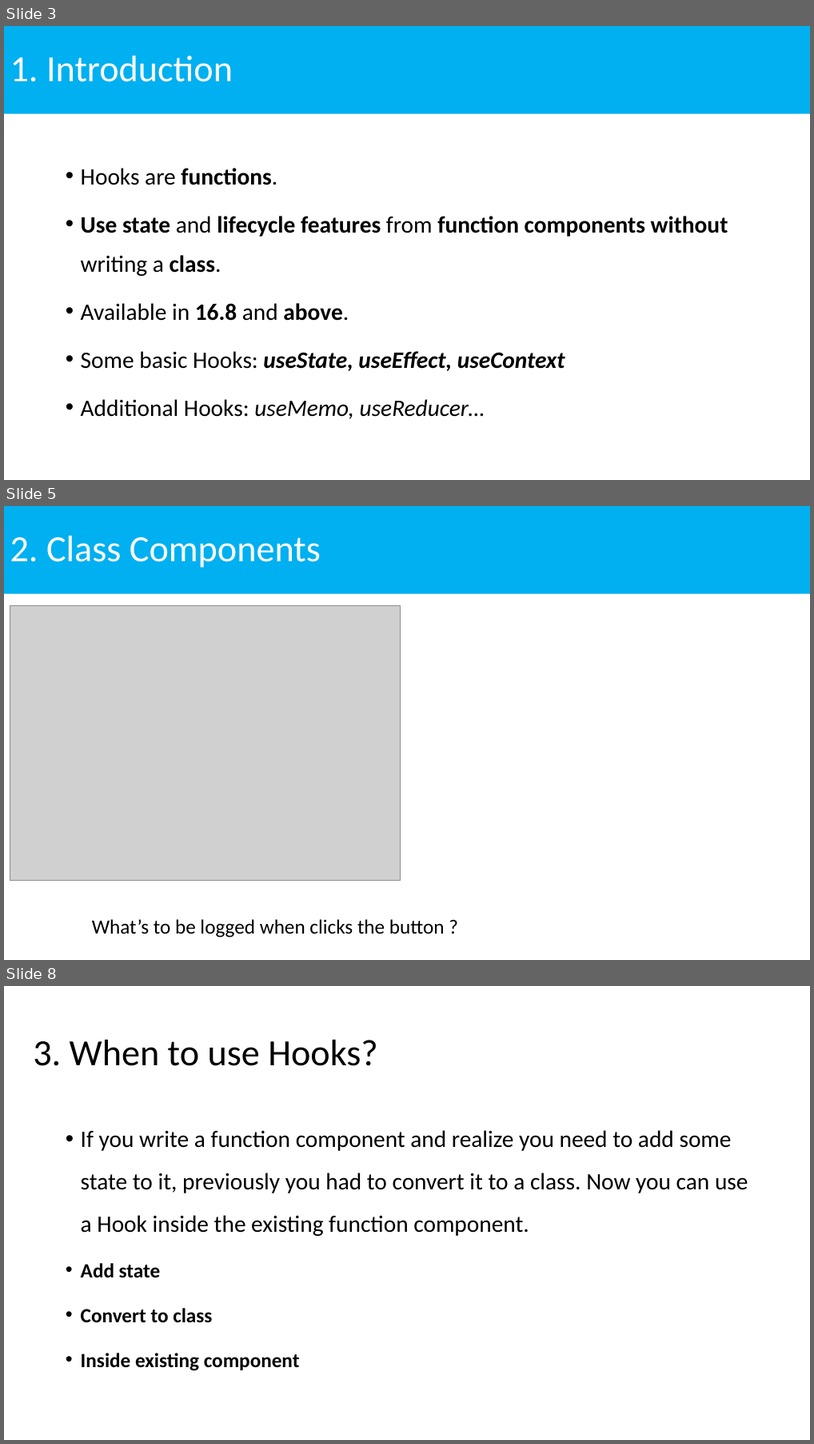
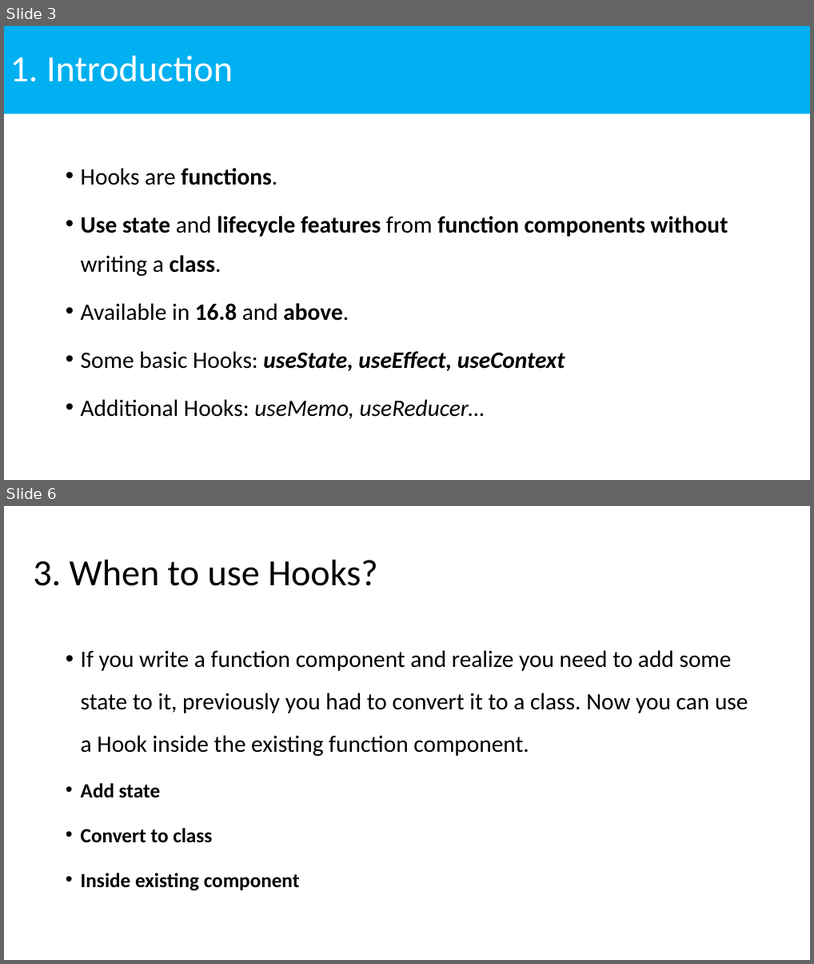
Before and after one commit to NhanHoang8195/react-hook-demo, a slide deck: ReactHooks.pptx. Shown one above the other, each under a label of ours: slides 3, 5 and 8 before the commit, slides 3 and 6 after it; the slides between them are not shown. The pictures are 814x1444 and 814x964 pixels, drawn with LibreOffice and Linux fonts; fonts in the diff are those of the drawing; grey boxes stand for pictures. Boxes give left, top, right and bottom in pixels: in the first picture for what was removed or moved away, otherwise in the second. Text is boxed around its words. In the diff, an @@ line names an element or a change of style, - is before the commit and + after.

```diff
--- a/ReactHooks.pptx
+++ b/ReactHooks.pptx
@@ slide 5 removed at (x1=4, y1=506, x2=810, y2=960), background #FFFFFF @@
@@ rectangle removed at (x1=4, y1=506, x2=810, y2=594) @@
-2. Class Components
@@ picture removed at (x1=10, y1=606, x2=400, y2=880) @@
@@ text removed at (x1=92, y1=919, x2=445, y2=937) @@
-What’s to be logged when clicks the button ?
@@ what was slide 8 is now slide 6 @@
```
Also in this commit, not shown: 2 slides changed, 1 other slide removed.
